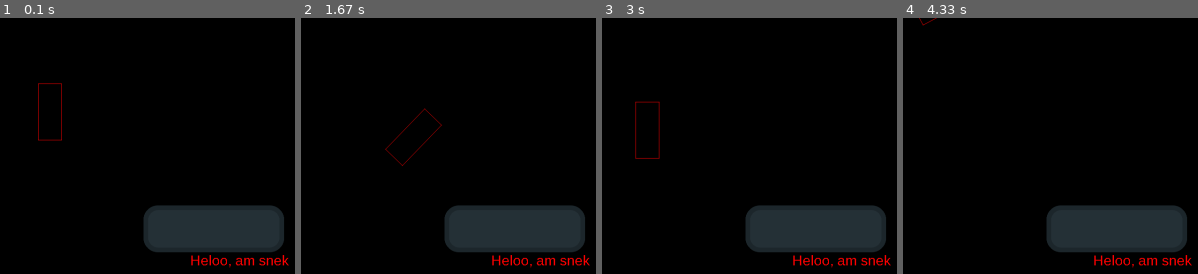
Above: before the commit, frames 1-4 (left to right).
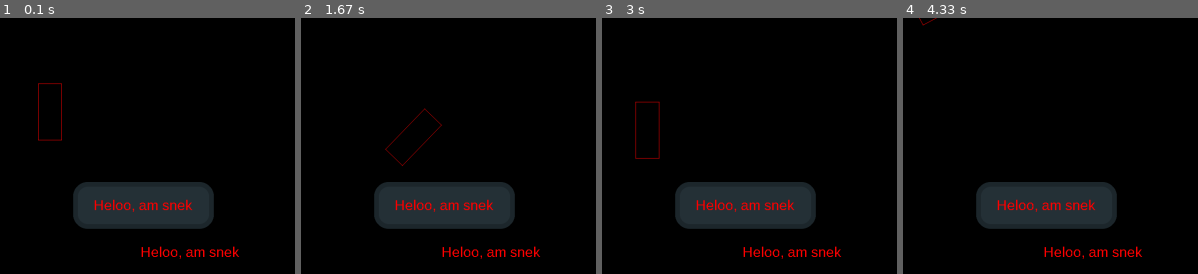
Above: after the commit, the same moments.

Repository: Hugo4IT/PygameUILib
Game: pygame game, started from main.pyw
The game is run twice, just before and just after one commit, with the same random seed, the same clock (stepped at 60 frames per second) and the same inputs.
Inputs:
- Up to frame 1 (0.1 s): no input
- Up to frame 2 (1.67 s): hold Right 0.33-0.8 s; hold Up 0.83-1.13 s; hold Right 1.17-1.63 s
- Up to frame 3 (3 s): hold Left 1.67-2.2 s; hold Down 2.23-2.53 s; hold Left 2.57-2.97 s
- Up to frame 4 (4.33 s): hold Up 3-3.37 s; hold Right 3.4-4.03 s; hold Down from 4.07 s (still down)

The runs differ from the first frame. In frame 1, 14% of the frame differs, in the area x 24-98%, y 64-98%; in frame 2, 14%; in frame 3, 14%; in frame 4, 14%.

Commit message:
Updated some shiz

Diff:
--- a/PygameUI.pyw
+++ b/PygameUI.pyw
@@ -139,12 +139,12 @@
                         self.responsive = v == "True"
                     elif k == "nonresponsivecolor":
                         self.nonresponsivecolor = pygame.Color(v)
-            self.label = Label("Heloo, am snek", "Arial", 30, 500, 500, "Red")
+            self.label = Label("Heloo, am snek", "Arial", 30, self.x, self.y, "Red")
 
     def Draw(self, surface):
         if self.responsive:
             mpos = pygame.mouse.get_pos()
-            if mpos[0] > self.x and mpos[0] < self.x+self.sx and mpos[1] > self.y and mpos[1] < self.y+self.sy:
+            if mpos[0] > self.x-self.sx/2 and mpos[0] < self.x+self.sx/2 and mpos[1] > self.y-self.sy/2 and mpos[1] < self.y+self.sy/2:
                 if pygame.mouse.get_pressed(1)[0]:
                     self.color = self.clickedcolor
                     self.bordercolor = self.borderclickedcolor
@@ -161,20 +161,20 @@
         if not self.hidden:
             if not self.rounded:
                 if not self.bordered:
-                    pygame.draw.rect(surface, self.color, pygame.Rect(self.x, self.y, self.sx, self.sy))
+                    pygame.draw.rect(surface, self.color, pygame.Rect(self.x-self.sx/2, self.y-self.sy/2, self.sx, self.sy))
                 else:
-                    pygame.draw.rect(surface, self.bordercolor, pygame.Rect(self.x, self.y, self.sx, self.sy))
+                    pygame.draw.rect(surface, self.bordercolor, pygame.Rect(self.x-self.sx/2, self.y-self.sy/2, self.sx, self.sy))
                     pygame.draw.rect(surface, self.color, pygame.Rect(
-                            self.x+self.bordersize,
-                            self.y+self.bordersize,
+                            self.x-self.sx/2+self.bordersize,
+                            self.y-self.sy/2+self.bordersize,
                             self.sx-self.bordersize*2,
                             self.sy-self.bordersize*2
                     ))
             else:
                 if not self.bordered:
-                    draw_rounded_rect(surface, pygame.Rect(self.x, self.y, self.sx, self.sy), self.color, self.radius)
+                    draw_rounded_rect(surface, pygame.Rect(self.x-self.sx/2, self.y-self.sy/2, self.sx, self.sy), self.color, self.radius)
                 else:
-                    draw_bordered_rounded_rect(surface, pygame.Rect(self.x, self.y, self.sx, self.sy),
+                    draw_bordered_rounded_rect(surface, pygame.Rect(self.x-self.sx/2, self.y-self.sy/2, self.sx, self.sy),
                             self.color, self.bordercolor, self.radius, self.bordersize)
         self.label.Draw(surface)
 
@@ -192,9 +192,11 @@
         self.color = pygame.Color(args[5])
         self.height = 1
         self.width = 1
+        self.align = 2
 
     def Draw(self, surface):
         text_surface = self.tfont.render(self.text, False, self.color)
         self.height = text_surface.get_height()
         self.width = text_surface.get_width()
-        surface.blit(text_surface, (self.x, self.y))
+        if self.align == 2:
+            surface.blit(text_surface, (self.x-self.width/2, self.y-self.height/2))
Not shown, changed: README.md
